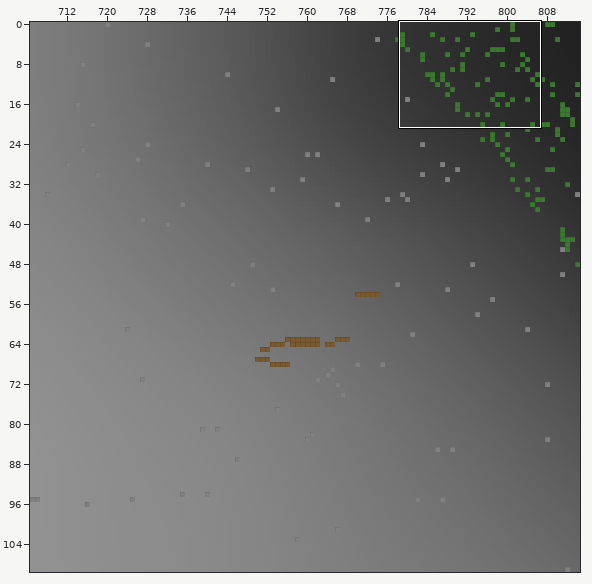
Tiled map -- content/core/maps/karhumaki.tmx. Above: a wide view before the commit, with the close-up outlined.
Close-up. As it was:
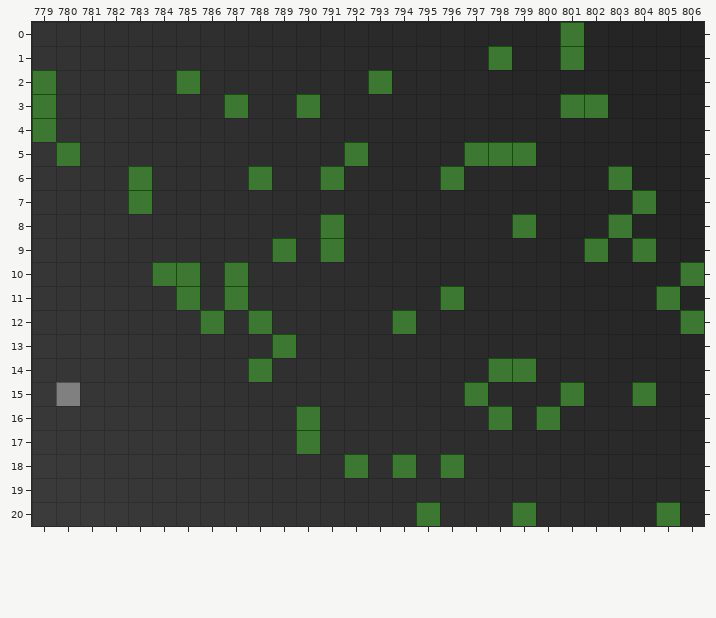
Cells are 16x16 px. Shown: x 779..806, y 0..20. The commit also changed other parts of the map, which this record leaves out.
And afterwards:
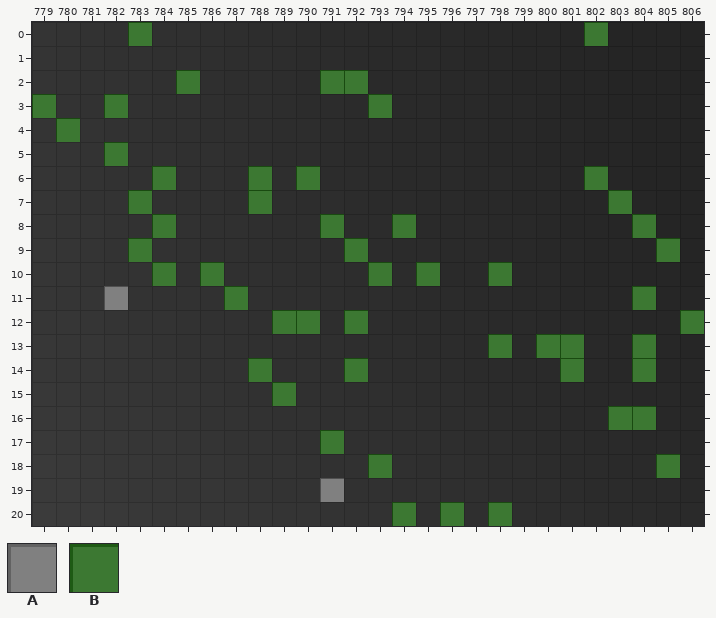
Key: from "obstacles": A 0, B 1.
_ is an empty cell.
Tiles replaced or removed in this view: A, B.
Diff:
Changed rows in their new state; . is an unchanged cell.
Layer "obstacles":
first column x 779:
 0 ....B................._B....
 1 ..................._.._.....
 2 _...........BB_.............
 3 ...B...._.._..B.......__....
 4 _B..........................
 5 ._.B........._....___.......
 6 ...._B.....B_...._.....B_...
 7 .........B..............B_..
 8 .....B.........B...._..._B..
 9 ....B....._._B........._._B.
10 ......_B_.....B.B..B......._
11 ...A.._.........._.......B_.
12 ......._._BB.B._............
13 .........._........B.BB..B..
14 .............B.....__.B..B..
15 ._........B......._..._.._..
16 ..........._......._._..BB..
17 ..........._B...............
18 ............._B_._........B.
19 ............A...............
20 ...............B_B.B_....._.
